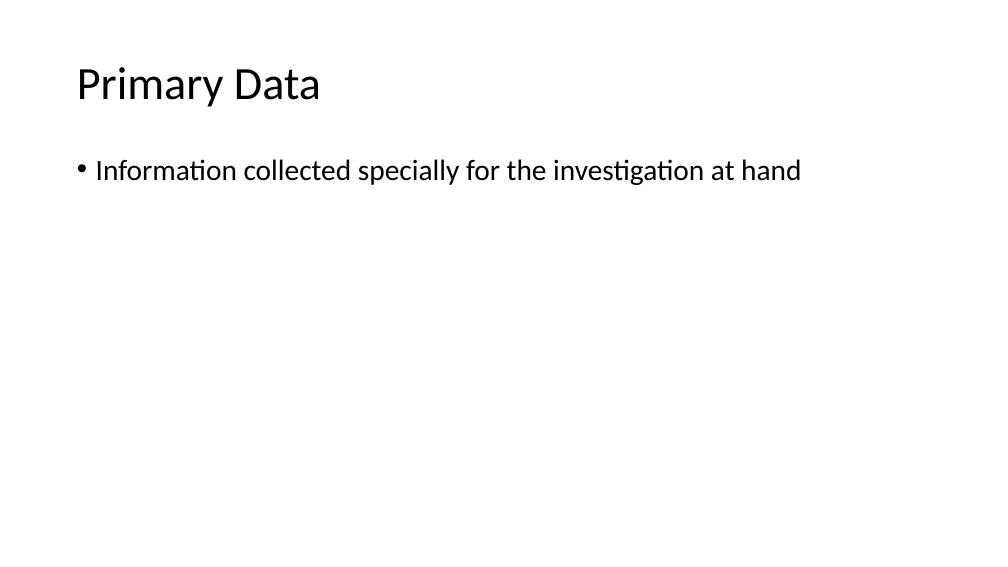
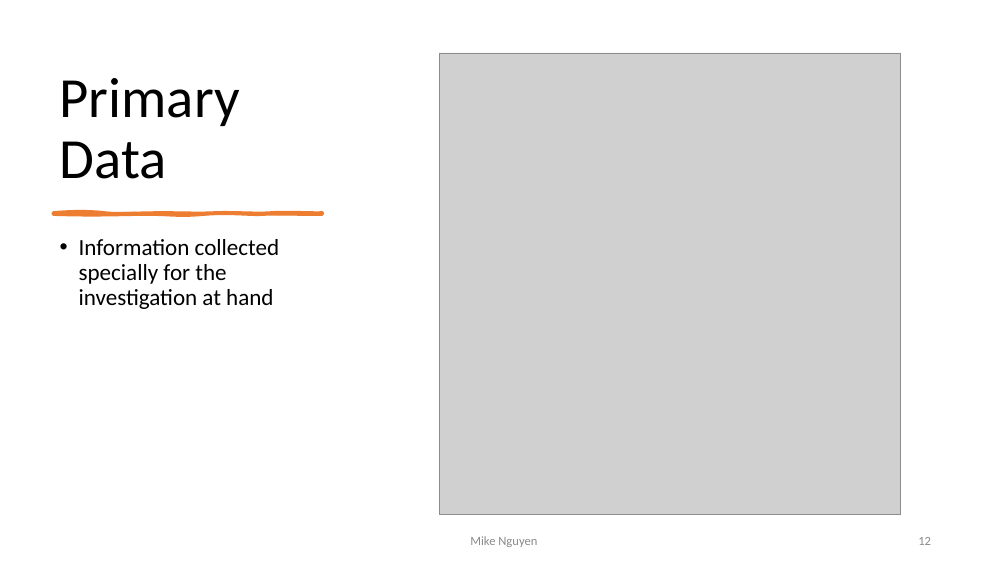
Before and after one commit to mikenguyen13/mar4050, a slide deck: slide 12 of lectures/3/Information Systems, Dashboards & Data Analytics.pptx (slide 7 before the commit). Drawn at 1008x567 pixels with LibreOffice and Linux fonts; fonts in the diff are those of the drawing; grey boxes stand for pictures. Boxes give left, top, right and bottom in pixels: in the first picture for what was removed or moved away, otherwise in the second. Text is boxed around its words. In the diff, an @@ line names an element or a change of style, - is before the commit and + after.

```diff
--- a/lectures/3/Information Systems, Dashboards & Data Analytics.pptx
+++ b/lectures/3/Information Systems, Dashboards & Data Analytics.pptx
@@ title "Primary Data" moved from (x1=77, y1=67, x2=321, y2=107) to (x1=60, y1=78, x2=240, y2=179) @@
@@ title "Primary Data" at (x1=60, y1=78, x2=240, y2=179): size 44 to 54 pt; vertical alignment middle to bottom @@
@@ picture added at (x1=440, y1=53, x2=901, y2=514) @@
@@ text "Information collected specially for the ..." moved from (x1=96, y1=159, x2=801, y2=185) to (x1=79, y1=239, x2=280, y2=309) @@
@@ text "Information collected specially for the ..." at (x1=79, y1=239, x2=280, y2=309): size 28 to 22 pt @@
@@ freeform shape added at (x1=53, y1=212, x2=322, y2=214), fill #ED7D31, outline #ED7D31 3 pt @@
@@ text added at (x1=470, y1=536, x2=537, y2=547), 12 pt, text #8C8C8C @@
+Mike Nguyen
@@ page number added at (x1=918, y1=537, x2=931, y2=545), 12 pt, text #8C8C8C @@
+12
```
Also in this commit, not shown: 22 other slides changed, 10 slides added, 2 slides removed, 2 other files.
